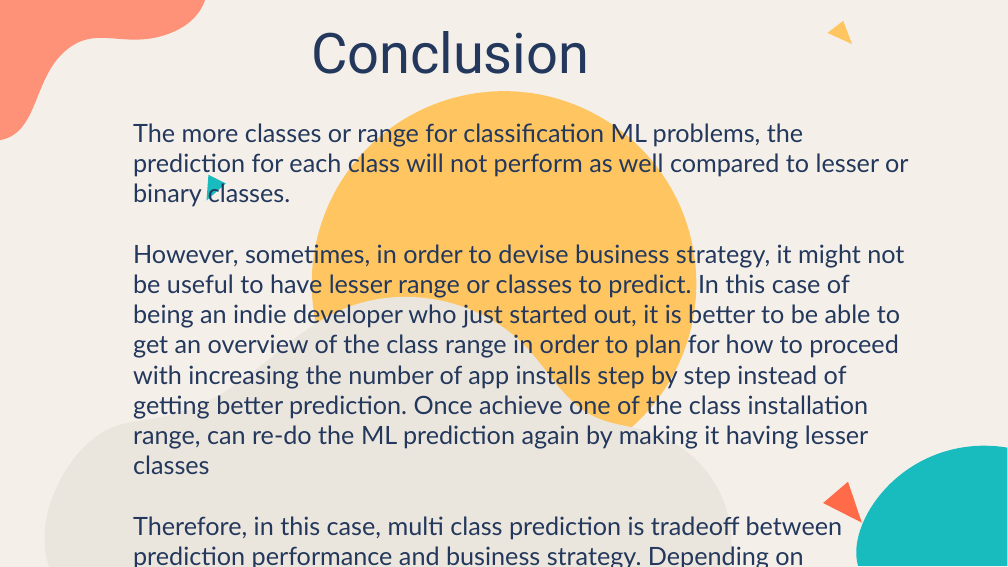
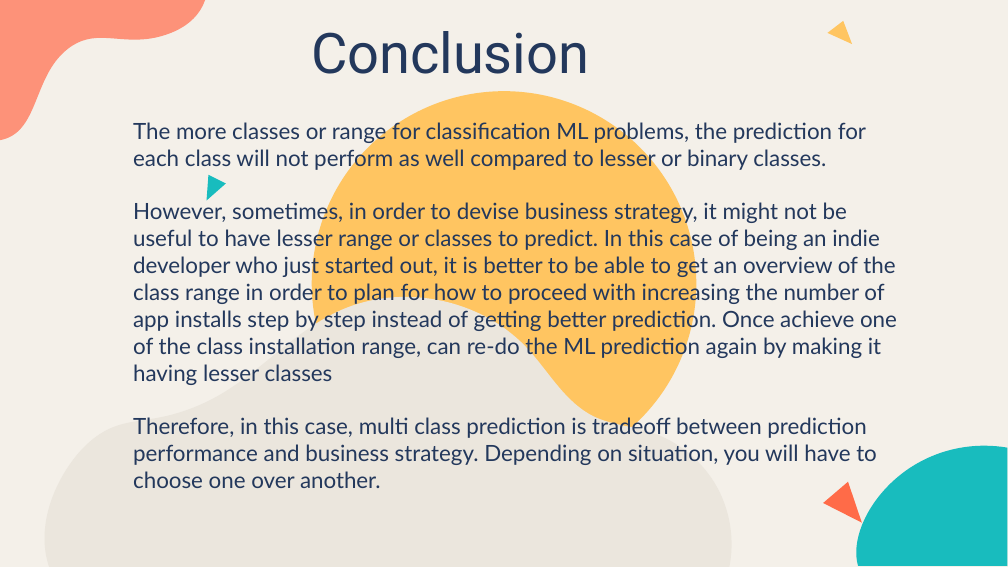
Before and after one commit to LiyanaRoslie/google-apps-ml, a slide deck: slide 29 of Final_Presentation.pptx. Drawn at 1008x567 pixels with LibreOffice and Linux fonts; fonts in the diff are those of the drawing. Boxes give left, top, right and bottom in pixels: in the first picture for what was removed or moved away, otherwise in the second. Text is boxed around its words. In the diff, an @@ line names an element or a change of style, - is before the commit and + after.

```diff
--- a/Final_Presentation.pptx
+++ b/Final_Presentation.pptx
@@ subtitle "The more classes or range ..." at <box>133,119,897,488</box>: size 18 to 16 pt @@
```
Also in this commit, not shown: 1 other slide changed, 1 other file.
